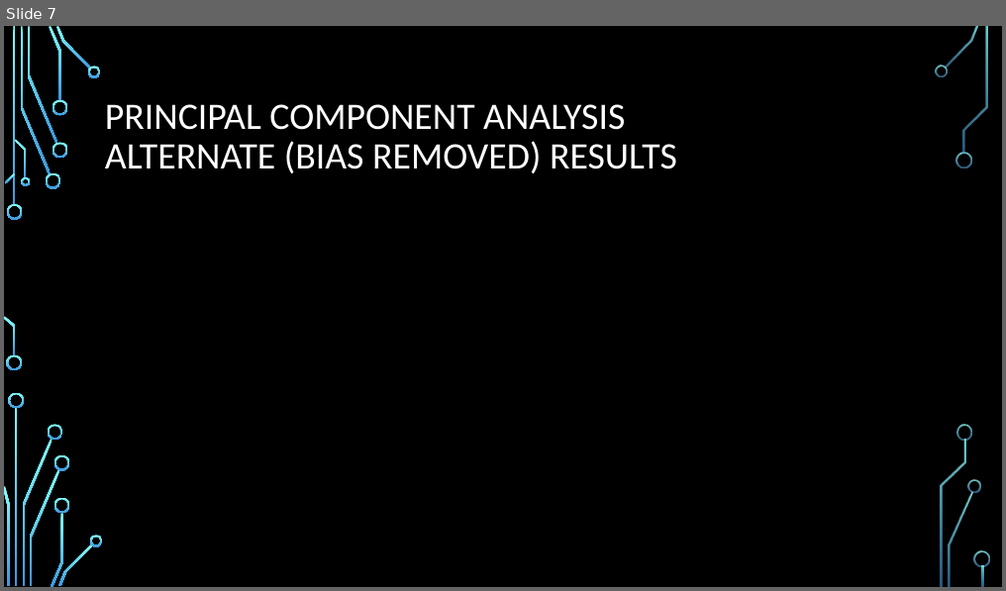
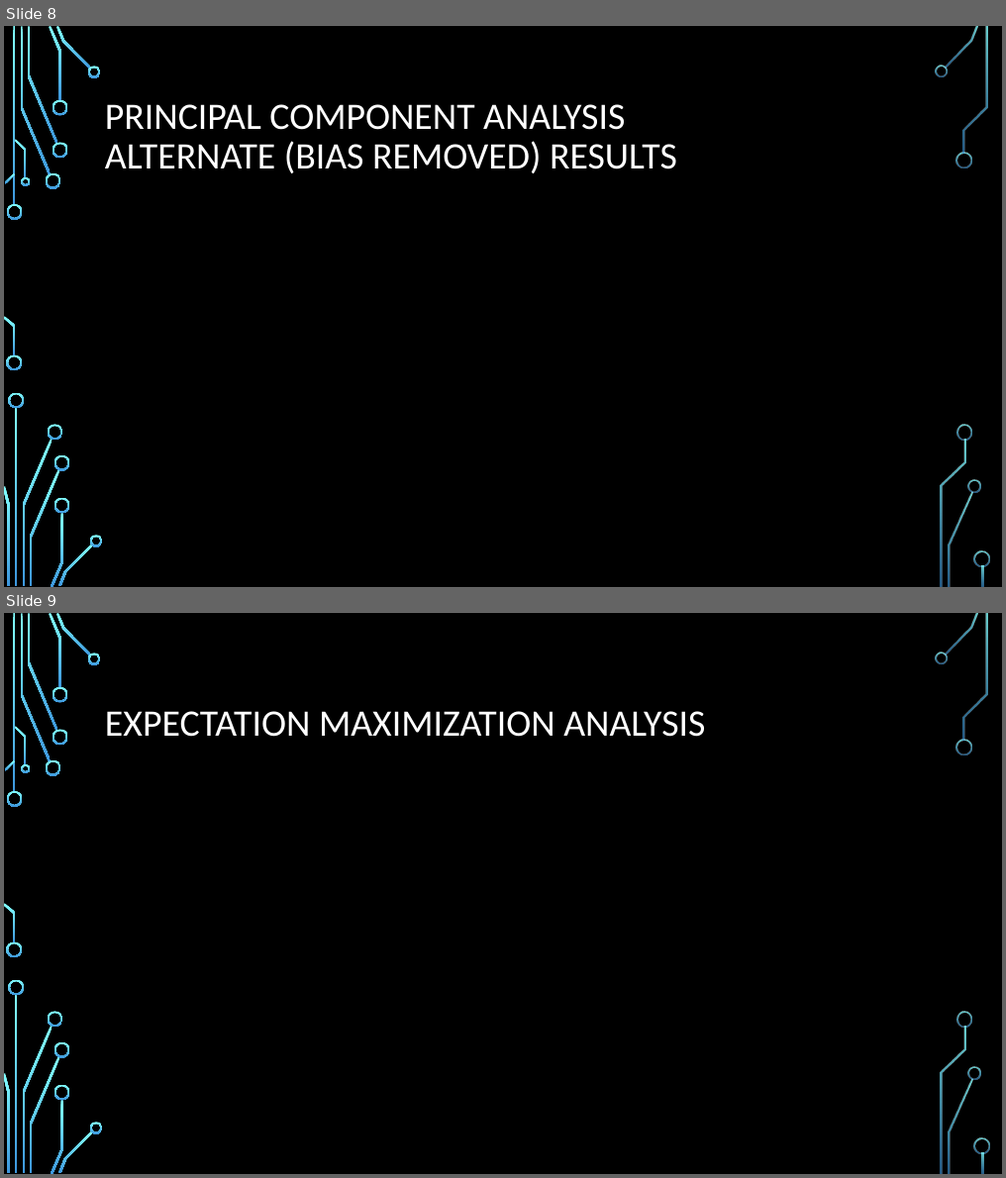
Before and after one commit to MR-KHILADI/Facial-Expression-Recognition, a slide deck: Final Project Draft.pptx. Shown one above the other, each under a label of ours: slide 7 before the commit, slides 8 and 9 after it. The pictures are 1006x591 and 1006x1178 pixels, drawn with LibreOffice and Linux fonts; fonts in the diff are those of the drawing; background and template pictures are left out. Boxes give left, top, right and bottom in pixels: in the first picture for what was removed or moved away, otherwise in the second. Text is boxed around its words. In the diff, an @@ line names an element or a change of style, - is before the commit and + after.

```diff
--- a/Final Project Draft.pptx
+++ b/Final Project Draft.pptx
@@ slide 9 added at (x1=4, y1=613, x2=1002, y2=1174), background picture (left out); not listed: 36 template elements that a slide beside it also shows @@
@@ title added at (x1=105, y1=711, x2=705, y2=737), 36 pt, text #FFFFFF @@
+EXPECTATION MAXIMIZATION ANALYSIS
@@ what was slide 7 is now slide 8 @@
```
Also in this commit, not shown: 4 slides changed, 2 other slides added, 1 slide removed.
